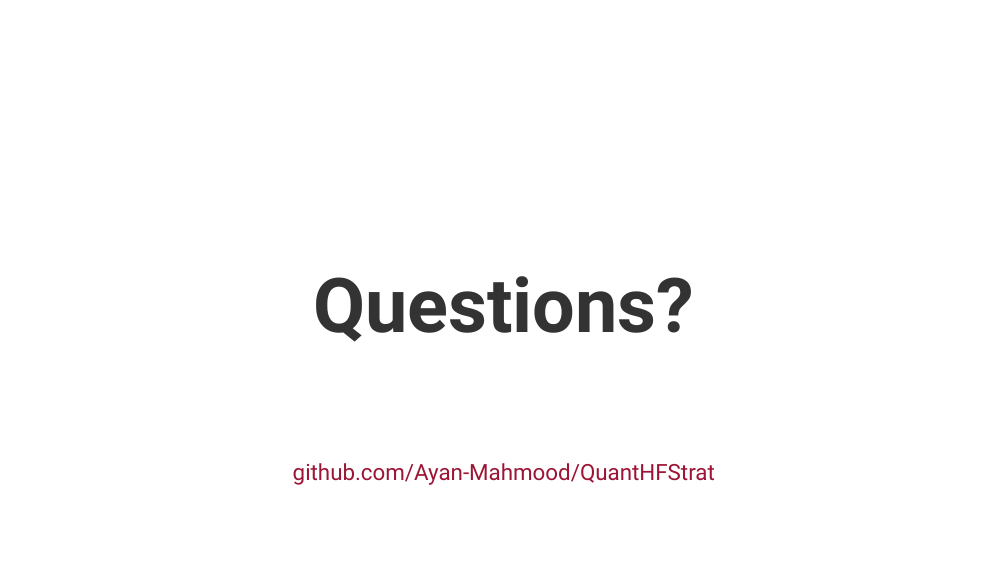
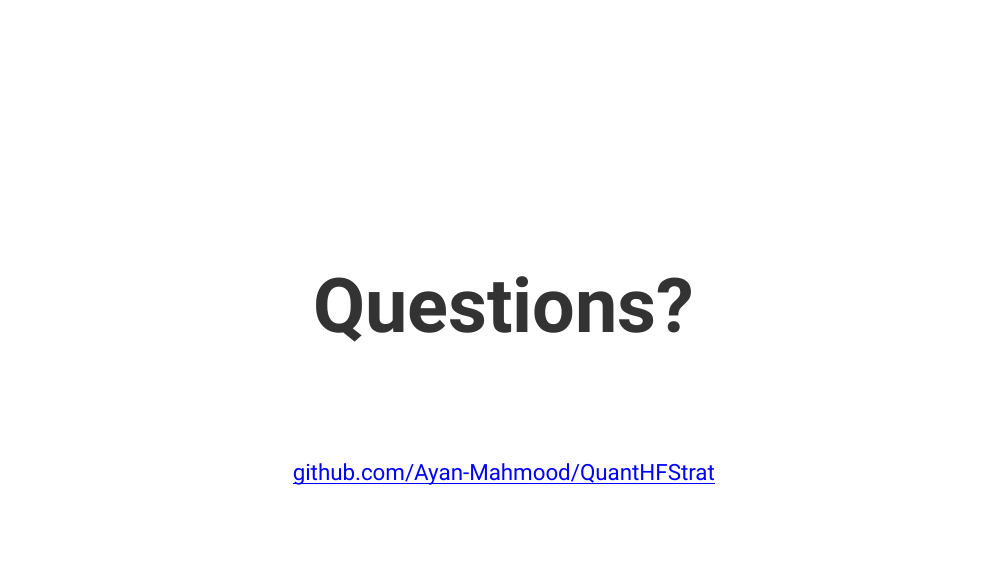
Before and after one commit to Ayan-Mahmood/QuantHFStrat, a slide deck: slide 22 of presentations/v3/FE571_Final_Presentation_v3.pptx. Drawn at 1008x567 pixels with LibreOffice and Linux fonts; fonts in the diff are those of the drawing. Boxes give left, top, right and bottom in pixels: in the first picture for what was removed or moved away, otherwise in the second. Text is boxed around its words. In the diff, an @@ line names an element or a change of style, - is before the commit and + after.

```diff
--- a/presentations/v3/FE571_Final_Presentation_v3.pptx
+++ b/presentations/v3/FE571_Final_Presentation_v3.pptx
@@ text "github.com/Ayan-Mahmood/QuantHFStrat" at <box>293,463,715,485</box>: text colour #9D1535 to #0000FF, underline on @@
```
Also in this commit, not shown: 9 other slides changed, 1 other file.
